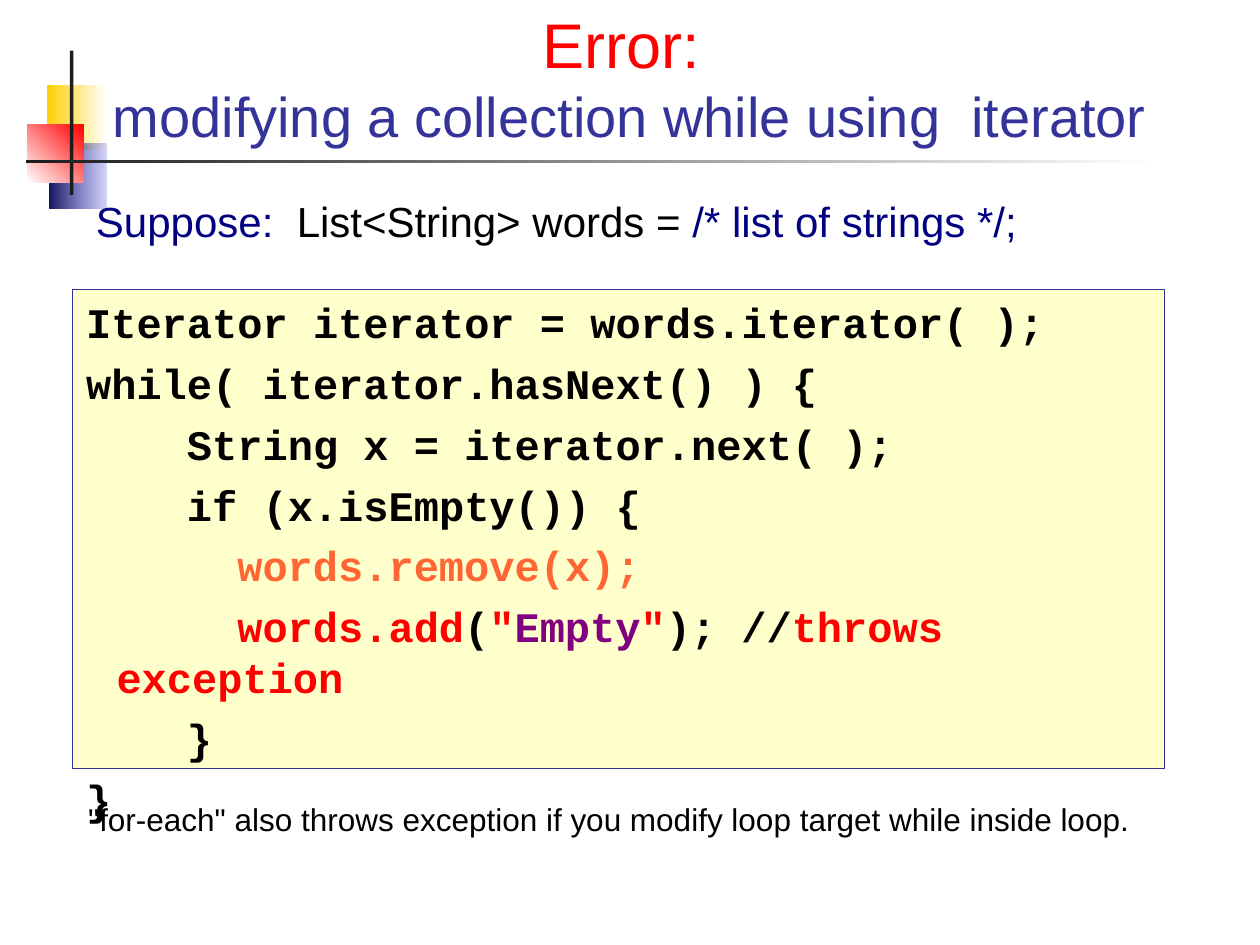
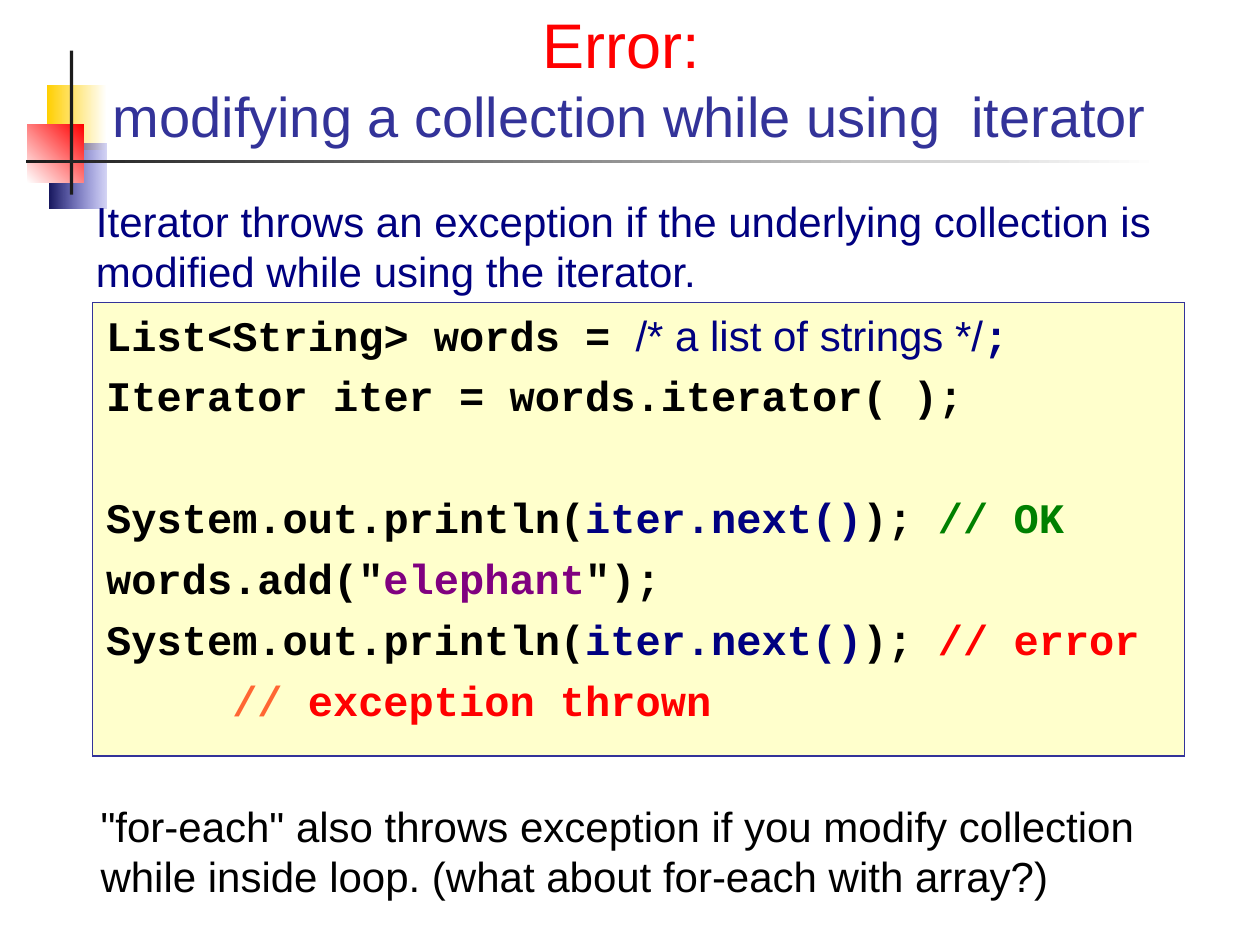
Before and after one commit to skeoop/skeoop.github.io, a slide deck: slide 14 of week3/Iterators.ppt (slide 13 before the commit). Drawn at 1260x945 pixels with LibreOffice and Linux fonts; fonts in the diff are those of the drawing. Boxes give left, top, right and bottom in pixels: in the first picture for what was removed or moved away, otherwise in the second. Text is boxed around its words. In the diff, an @@ line names an element or a change of style, - is before the commit and + after.

```diff
--- a/week3/Iterators.ppt
+++ b/week3/Iterators.ppt
@@ text at [96,203,1150,296]: text changed @@
-Suppose: List<String> words = /* list of strings */;
+Iterator throws an exception if the underlying collection is modified while using the iterator.
@@ rectangle "List<String> words = /* a ...": place and size @@
-rectangle "List<String> words = /* a ..." at [73,290,1164,769]
+rectangle "List<String> words = /* a ..." at [93,302,1184,756]
@@ text in rectangle at [106,320,1140,725]: text changed @@
-Iterator iterator = words.iterator( );
-while( iterator.hasNext() ) {
-String x = iterator.next( );
-if (x.isEmpty()) {
-words.remove(x);
-words.add("Empty"); //throws exception
-}
-}
+List<String> words = /* a list of strings */;
+Iterator iter = words.iterator( );
+System.out.println(iter.next()); // OK
+words.add("elephant");
+System.out.println(iter.next()); // error
+// exception thrown
@@ text at [101,811,1134,900]: text changed; size 18 to 24 pt @@
-"for-each" also throws exception if you modify loop target while inside loop.
+"for-each" also throws exception if you modify collection while inside loop. (what about for-each with array?)
```
Also in this commit, not shown: 8 other slides changed, 1 slide added, 3 other files.
